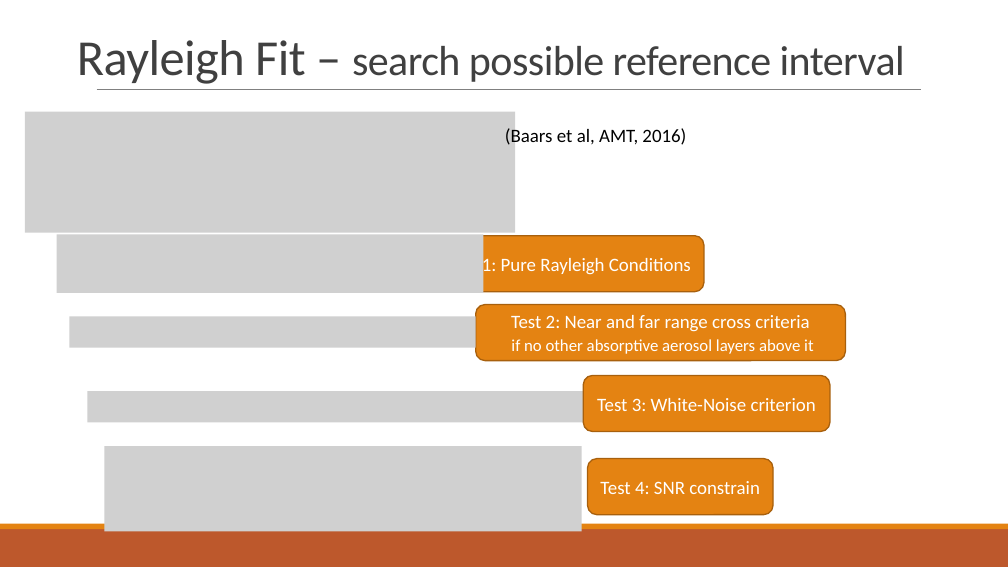
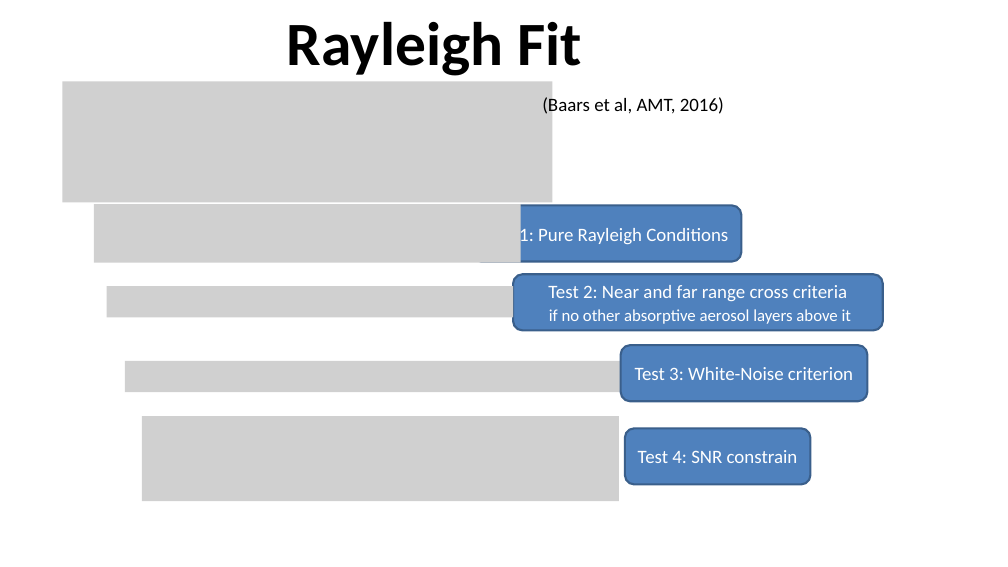
Before and after one commit to PollyNET/Pollynet_Processing_Chain, a slide deck: slide 7 of doc/Pollynet_Processing_Chain.pptx. Drawn at 1008x567 pixels with LibreOffice and Linux fonts; fonts in the diff are those of the drawing; grey boxes stand for pictures; background and template pictures are left out. Boxes give left, top, right and bottom in pixels: in the first picture for what was removed or moved away, otherwise in the second. Text is boxed around its words. In the diff, an @@ line names an element or a change of style, - is before the commit and + after.

```diff
--- a/doc/Pollynet_Processing_Chain.pptx
+++ b/doc/Pollynet_Processing_Chain.pptx
@@ title "Rayleigh Fit" at [287, 21, 582, 76]: vertical alignment bottom to top @@
@@ title at [287, 21, 582, 76]: text changed; size 40 to 58.7 pt; text colour #404040 to #000000; bold on @@
-Rayleigh Fit – search possible reference interval
+Rayleigh Fit
@@ 4 pictures, 4 rounded rectangles, 1 text: place and size @@
-4 pictures, 4 rounded rectangles, 1 text at [25, 112, 845, 515]
+4 pictures, 4 rounded rectangles, 1 text at [62, 82, 883, 485]
@@ line removed from (97, 89) to (921, 89) @@
@@ fill #E48312 to #4F81BD; outline #A9610D 1.25 pt to #3A5F8C 2 pt in 4 elements at [621, 346, 867, 402], [472, 206, 741, 262], [625, 429, 811, 485], [513, 274, 883, 330] @@
@@ picture: place and size @@
-picture at [104, 446, 582, 532]
+picture at [142, 416, 619, 501]
@@ rectangle removed at [0, 529, 1008, 567] @@
@@ rectangle removed at [0, 524, 1008, 529] @@
```
Also in this commit, not shown: 9 other slides changed, 3 slides added, 2 slides removed, 3 other files.
